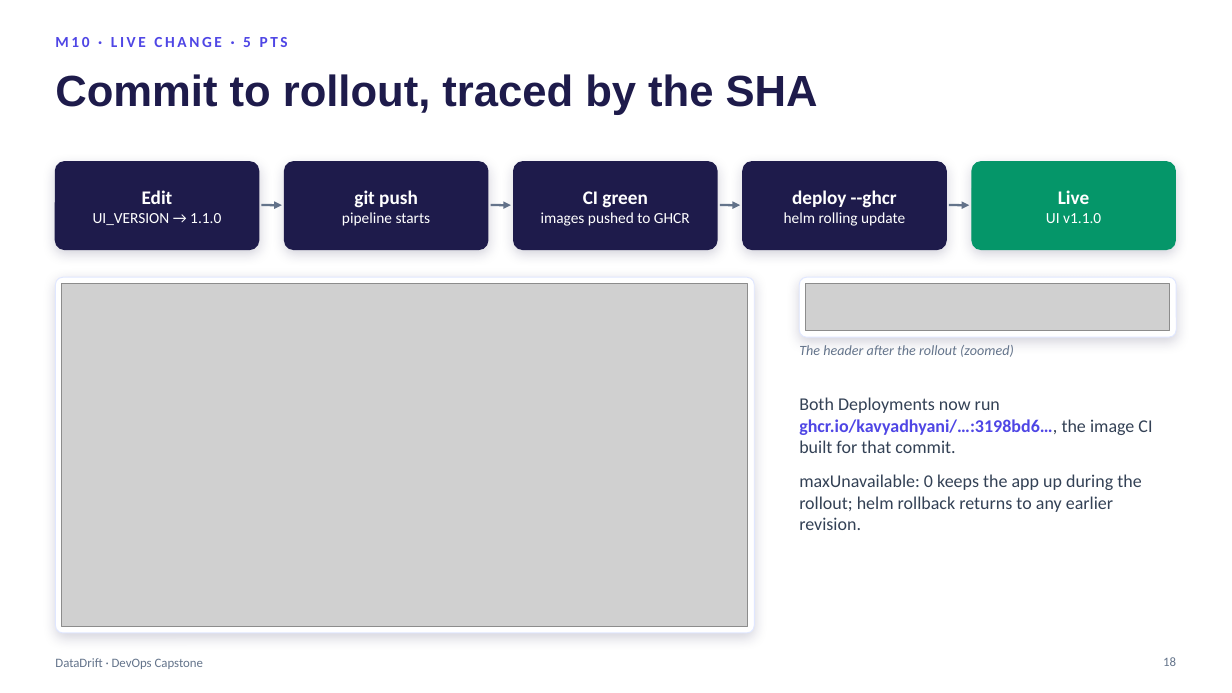
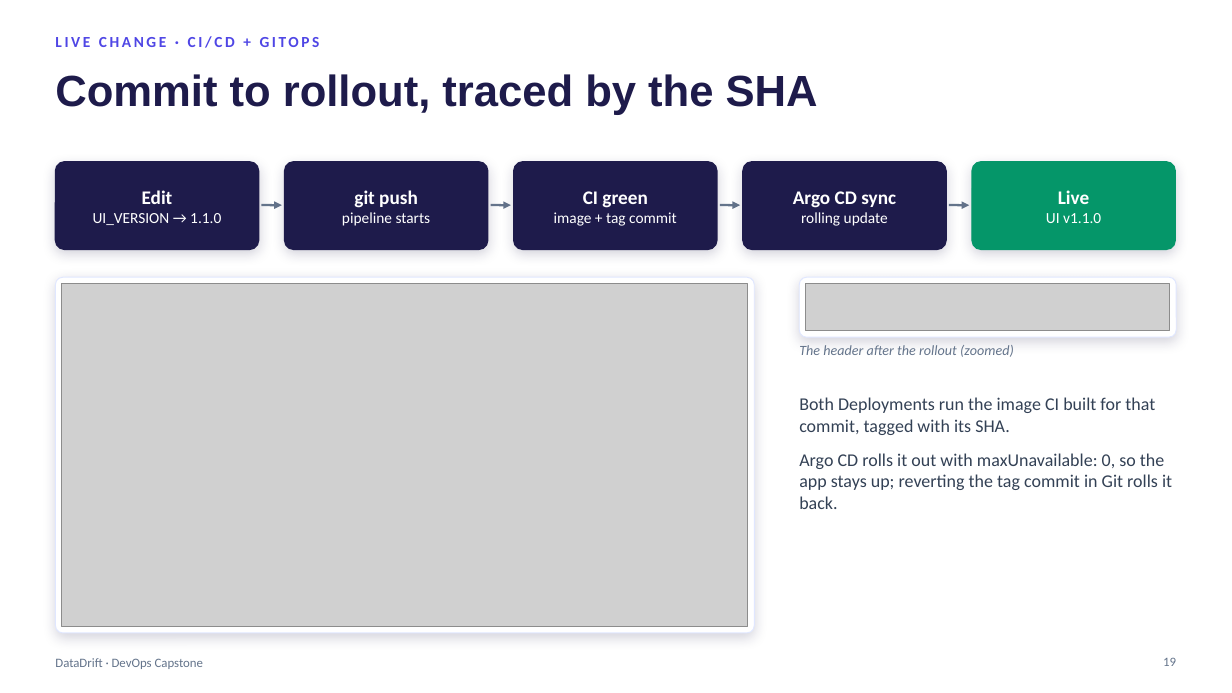
Before and after one commit to KavyaDhyani/datadrift-capstone, a slide deck: slide 19 of demo/DataDrift-Capstone-Presentation.pptx (slide 18 before the commit). Drawn at 1232x693 pixels with LibreOffice and Linux fonts; fonts in the diff are those of the drawing; grey boxes stand for pictures. Boxes give left, top, right and bottom in pixels: in the first picture for what was removed or moved away, otherwise in the second. Text is boxed around its words. In the diff, an @@ line names an element or a change of style, - is before the commit and + after.

Commit message:
Move the slide deck to demo/, add the Argo CD GitOps slide and a PDF copy

```diff
--- a/demo/DataDrift-Capstone-Presentation.pptx
+++ b/demo/DataDrift-Capstone-Presentation.pptx
@@ text at bbox=[55, 36, 320, 48]: text changed @@
-M10 · LIVE CHANGE · 5 PTS
+LIVE CHANGE · CI/CD + GITOPS
@@ text at bbox=[793, 191, 896, 226]: text changed @@
-deploy --ghcr
-helm rolling update
+Argo CD sync
+rolling update
@@ text at bbox=[554, 212, 677, 226]: text changed @@
-images pushed to GHCR
+image + tag commit
@@ text at bbox=[799, 397, 1172, 509]: text changed @@
-Both Deployments now run ghcr.io/kavyadhyani/…:3198bd6…, the image CI built for that commit.
-maxUnavailable: 0 keeps the app up during the rollout; helm rollback returns to any earlier revision.
+Both Deployments run the image CI built for that commit, tagged with its SHA.
+Argo CD rolls it out with maxUnavailable: 0, so the app stays up; reverting the tag commit in Git rolls it back.
@@ page number at bbox=[1163, 658, 1176, 666]: text changed @@
-18
+19
```
Also in this commit, not shown: 3 other slides changed, 1 slide added, 1 other file.
